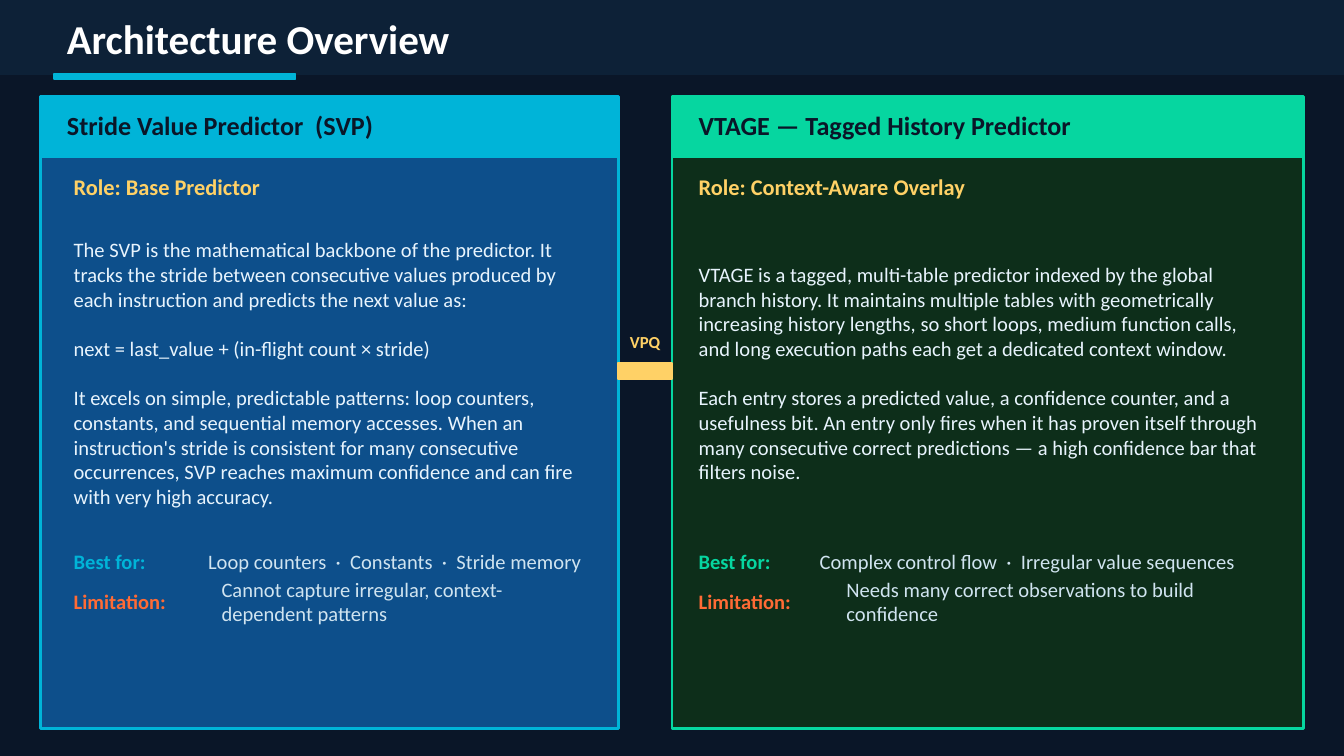
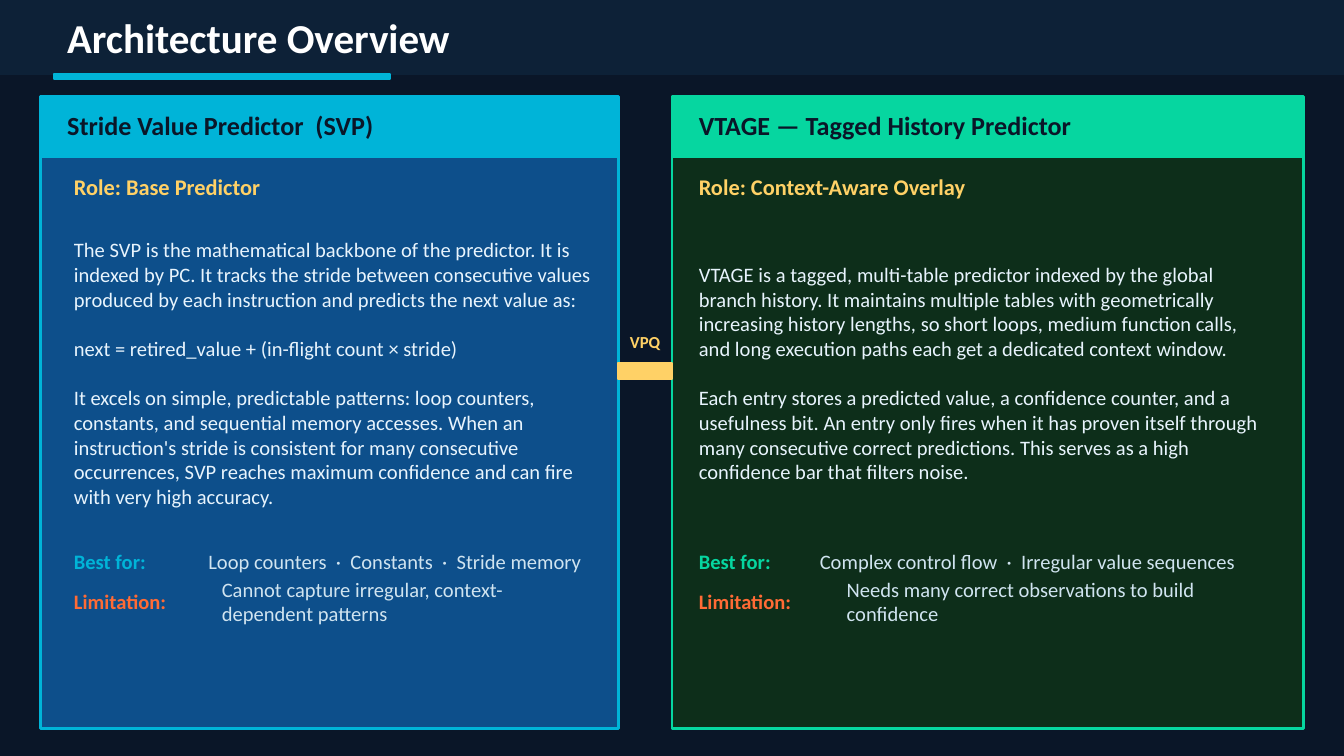
Before and after one commit to atshah29/aadesh-portfolio, a slide deck: slide 2 of public/assets/value-predictor-slides.pptx. Drawn at 1344x756 pixels with LibreOffice and Linux fonts; fonts in the diff are those of the drawing. Boxes give left, top, right and bottom in pixels: in the first picture for what was removed or moved away, otherwise in the second. Text is boxed around its words. In the diff, an @@ line names an element or a change of style, - is before the commit and + after.

```diff
--- a/public/assets/value-predictor-slides.pptx
+++ b/public/assets/value-predictor-slides.pptx
@@ rectangle: place and size @@
-rectangle at bbox=[54, 74, 296, 79]
+rectangle at bbox=[54, 74, 390, 79]
@@ text at bbox=[74, 242, 591, 360]: text changed @@
-The SVP is the mathematical backbone of the predictor. It tracks the stride between consecutive values produced by each instruction and predicts the next value as:
-next = last_value + (in-flight count × stride)
+The SVP is the mathematical backbone of the predictor. It is indexed by PC. It tracks the stride between consecutive values produced by each instruction and predicts the next value as:
+next = retired_value + (in-flight count × stride)
@@ text at bbox=[699, 390, 1257, 479]: text changed @@
-Each entry stores a predicted value, a confidence counter, and a usefulness bit. An entry only fires when it has proven itself through many consecutive correct predictions — a high confidence bar that filters noise.
+Each entry stores a predicted value, a confidence counter, and a usefulness bit. An entry only fires when it has proven itself through many consecutive correct predictions. This serves as a high confidence bar that filters noise.
```
Also in this commit, not shown: 7 other slides changed, 5 slides added, 2 slides removed, 11 other files.
